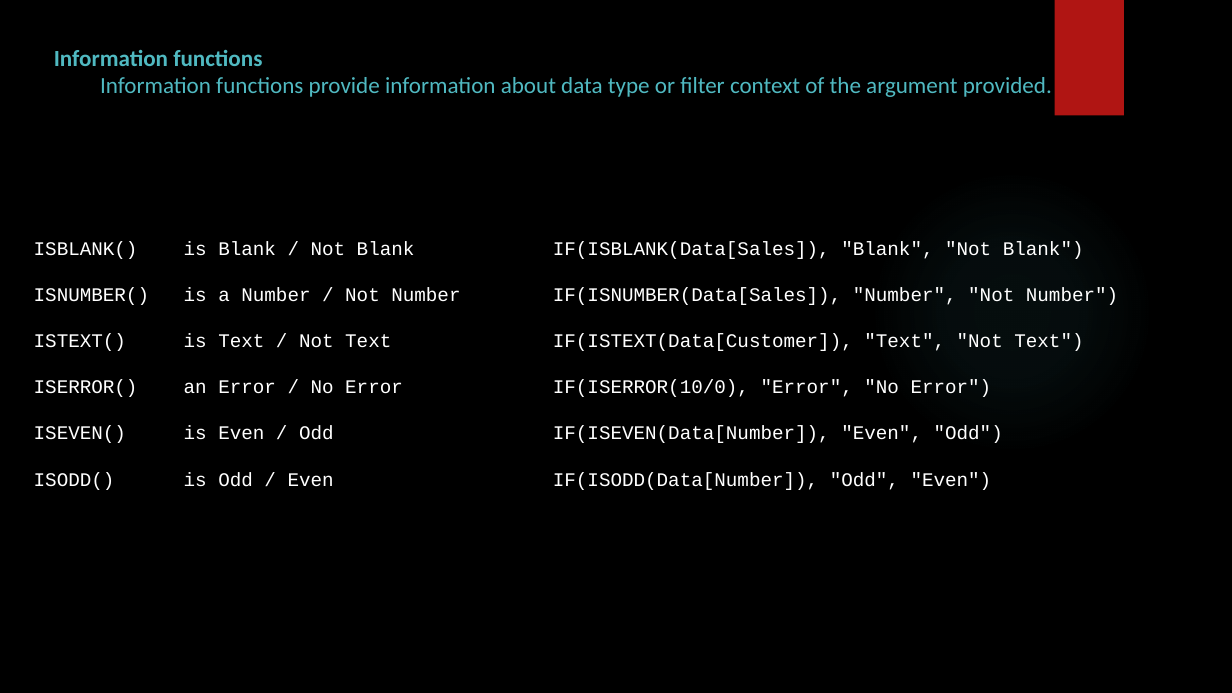
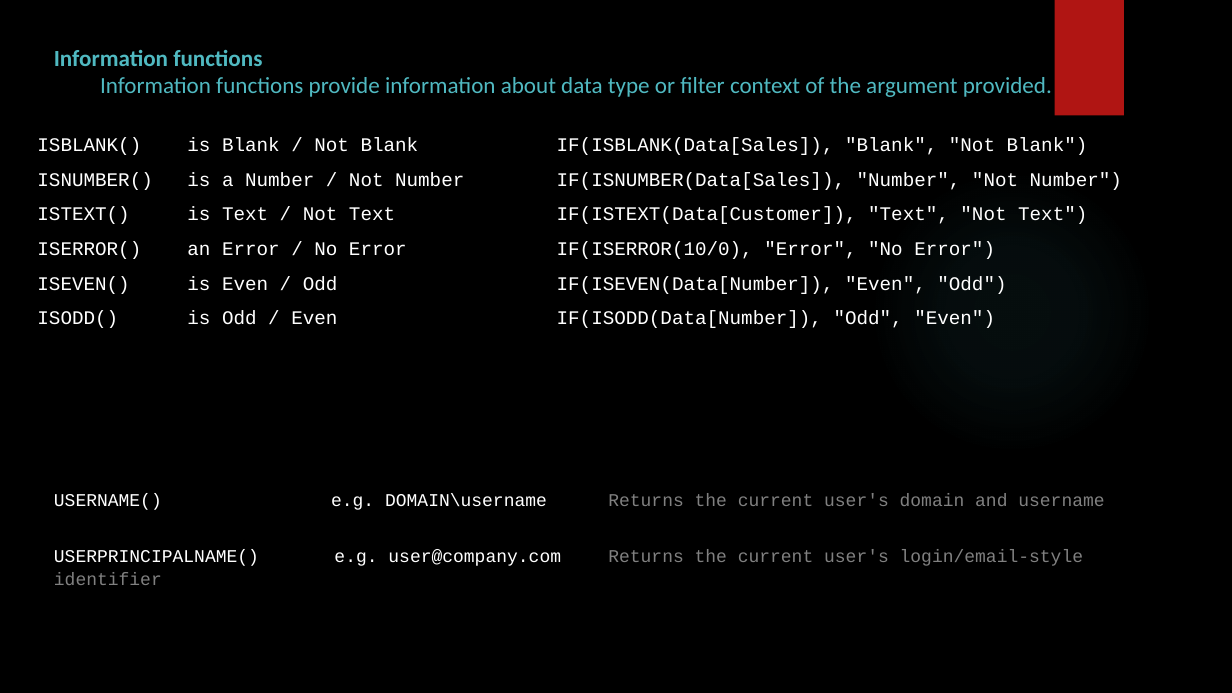
Before and after one commit to SHIVRAJSHINDE/Ethans, a slide deck: slide 6 of 17 18 20/5.Power Bi/5) Dax/Dax.pptx. Drawn at 1232x693 pixels with LibreOffice and Linux fonts; fonts in the diff are those of the drawing; background and template pictures are left out. Boxes give left, top, right and bottom in pixels: in the first picture for what was removed or moved away, otherwise in the second. Text is boxed around its words. In the diff, an @@ line names an element or a change of style, - is before the commit and + after.

```diff
--- a/17 18 20/5.Power Bi/5) Dax/Dax.pptx
+++ b/17 18 20/5.Power Bi/5) Dax/Dax.pptx
@@ text "ISBLANK() is Blank / Not ...": place and size @@
-text "ISBLANK() is Blank / Not ..." at <box>34,241,1118,490</box>
+text "ISBLANK() is Blank / Not ..." at <box>37,138,1122,328</box>
@@ text "ISBLANK() is Blank / Not ..." at <box>37,138,1122,328</box>: line spacing 2 to 1.5 @@
@@ text added at <box>54,494,1104,566</box>, 14 pt, text #808080 @@
+USERNAME() e.g. DOMAIN\username Returns the current user's domain and username
+USERPRINCIPALNAME() e.g. user@company.com Returns the current user's login/email-style identifier
```
Also in this commit, not shown: 6 other slides changed, 1 slide removed, 18 other files.
